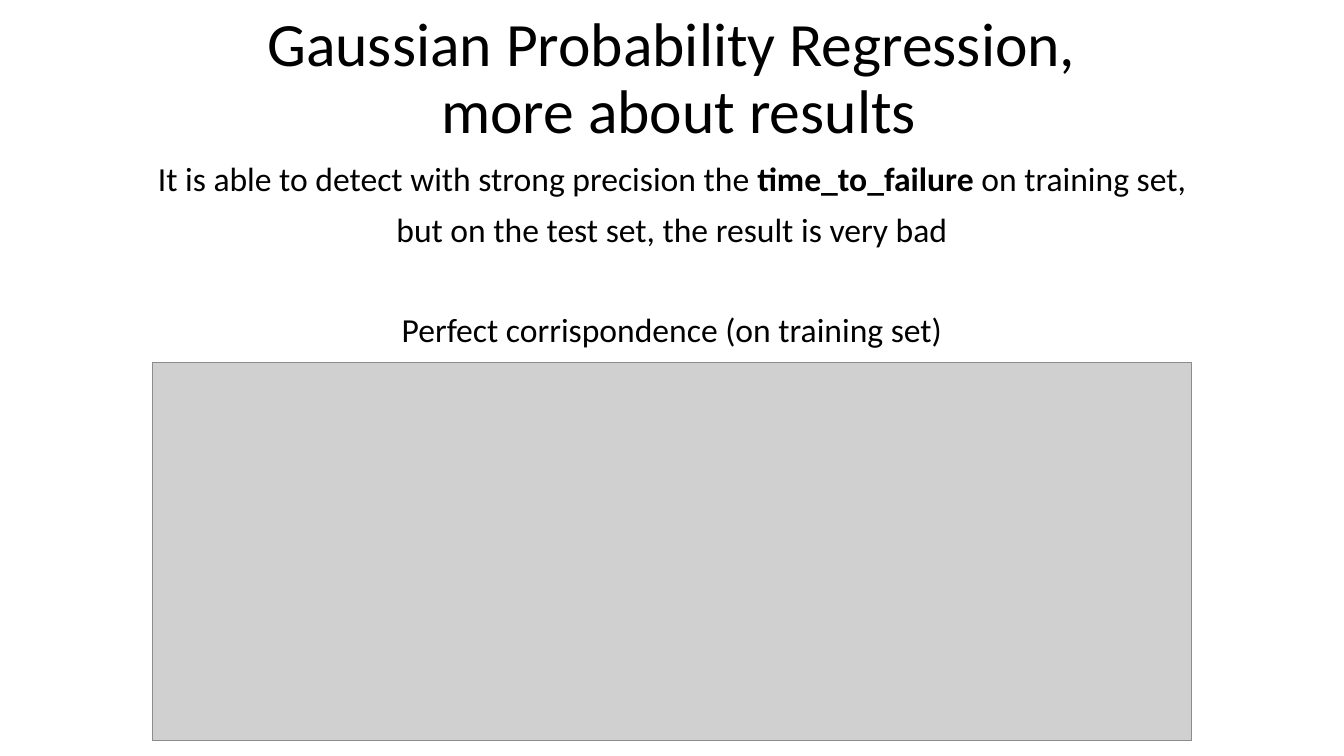
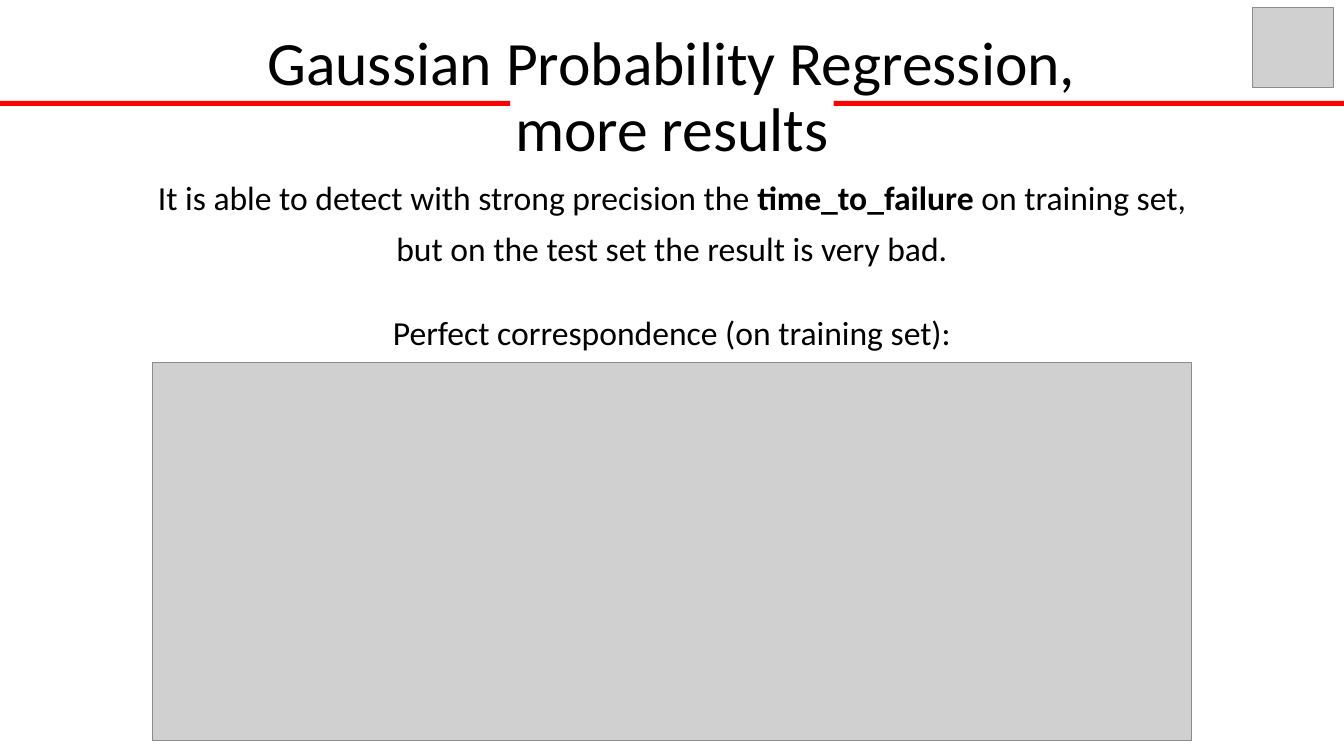
Before and after one commit to GiusTemp/kaggleunibo, a slide deck: slide 10 of slides/earthquakePrediction.pptx. Drawn at 1344x756 pixels with LibreOffice and Linux fonts; fonts in the diff are those of the drawing; grey boxes stand for pictures; background and template pictures are left out. Boxes give left, top, right and bottom in pixels: in the first picture for what was removed or moved away, otherwise in the second. Text is boxed around its words. In the diff, an @@ line names an element or a change of style, - is before the commit and + after.

```diff
--- a/slides/earthquakePrediction.pptx
+++ b/slides/earthquakePrediction.pptx
@@ text "Gaussian Probability Regression,": place and size @@
-text "Gaussian Probability Regression," at [267,23,1076,134]
+text "Gaussian Probability Regression," at [267,42,1076,152]
@@ picture added at [1253,7,1334,88] @@
@@ rectangle added at [0,101,510,106], fill #FF0000 @@
@@ text at [515,108,828,152]: text changed @@
-more about results
+more results
@@ rectangle added at [834,101,1344,106], fill #FF0000 @@
@@ text "It is able to detect ...": place and size @@
-text "It is able to detect ..." at [158,167,1186,348]
+text "It is able to detect ..." at [158,186,1186,351]
@@ text at [393,237,951,351]: text changed @@
-but on the test set, the result is very bad
-Perfect corrispondence (on training set)
+but on the test set the result is very bad.
+Perfect correspondence (on training set):
```
Also in this commit, not shown: 14 other slides changed.
